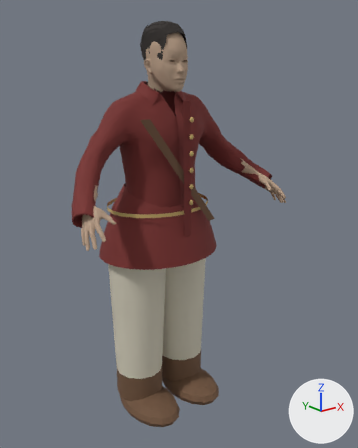
The Blender file WorkingAssets/NPCs/arjun_brother/arjun_brother_mpfb.blend, before and after one commit.
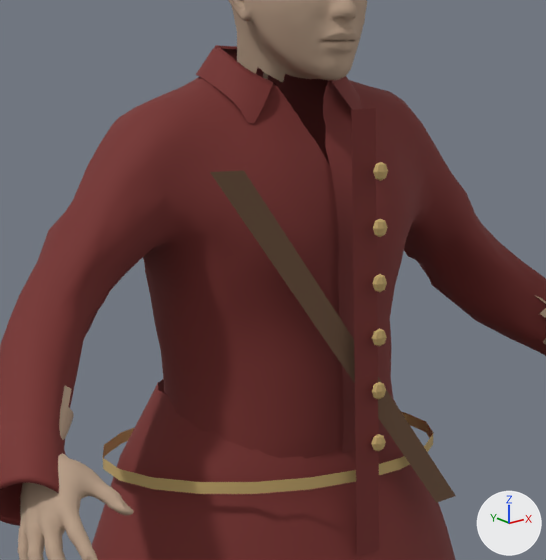
Each version appears first whole from a 50 mm lens placed at (-1.226, -1.674, 1.52), pointed at (0.056, -0.072, 0.879), and next in a close-up on the part from 21% to 68% of the width and 15% to 53% of the height. The lights are fixed; the arrows at lower right show +X, +Y and +Z. The last two pictures show the newer version.

Names of what the first close-up shows: 'Arjun_brother_independent_MakeHuman_body', 'Coat brass button 1', 'Coat brass button 2', 'Coat brass button 3', 'Coat brass button 4', 'Coat brass button 5', 'Coat brass button 6', 'Coat front placket', 'Coat lower skirts', 'Coat waist seam', 'Crossbody leather webbing', 'Dev_fitted_uniform_upper'.
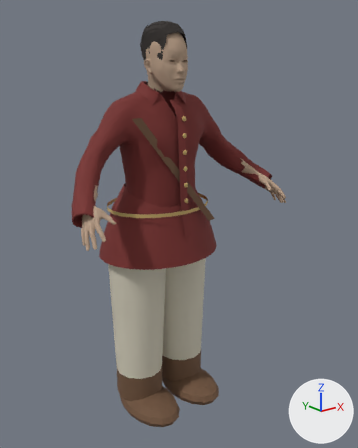
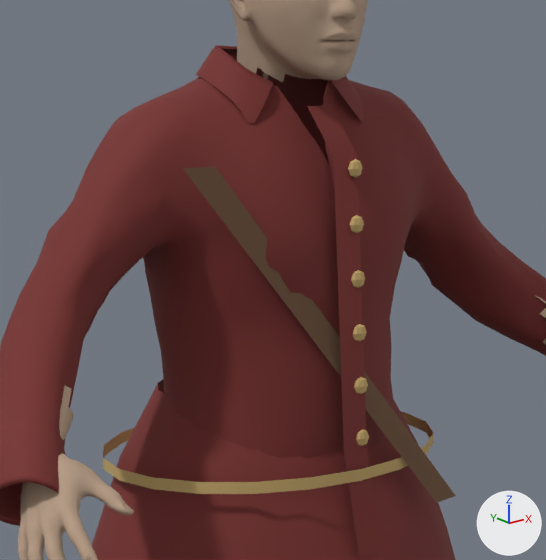
What differs and where, as boxes [x1, y1, x2, y2] in the close-ups (546 x 560 px):
'Coat front placket', reshaped (159% wider): before [351, 108, 379, 556]; after [307, 105, 381, 556]
'Crossbody leather webbing', reshaped (11% wider): before [210, 170, 455, 503]; after [183, 167, 455, 503]
'Coat brass button 6', moved: before [373, 162, 388, 181]; after [348, 159, 363, 178]
'Coat brass button 5', moved: before [373, 219, 388, 237]; after [350, 215, 364, 233]
'Coat brass button 4', moved: before [372, 274, 387, 292]; after [351, 270, 365, 288]
'Coat brass button 3', moved: before [372, 328, 387, 346]; after [352, 324, 367, 342]
'Coat brass button 2', moved: before [372, 382, 386, 399]; after [354, 377, 368, 394]
'Coat brass button 1', moved: before [371, 434, 386, 451]; after [356, 429, 369, 446]

The change, as a diff of the scene's bpy script:
```diff
--- a/WorkingAssets/NPCs/arjun_brother/arjun_brother_mpfb.blend.py
+++ b/WorkingAssets/NPCs/arjun_brother/arjun_brother_mpfb.blend.py
@@ me_crossbody_leather_webbing @@
-me_crossbody_leather_webbing.from_pydata(...)  # 4 vertices, 1 face; spans x -0.205..0.16, y -0.193..-0.173, z 0.91..1.345
-me_crossbody_leather_webbing.vertices[0].co = (-0.205, -0.173, 1.345)  # pixel (209, 172)
-me_crossbody_leather_webbing.vertices[1].co = (-0.165, -0.181, 1.345)  # pixel (243, 170)
+me_crossbody_leather_webbing.from_pydata(...)  # 4 vertices, 1 face; spans x -0.205..0.16, y -0.193..-0.12, z 0.91..1.345
+# me_crossbody_leather_webbing part 1
+me_crossbody_leather_webbing.vertices[0].co = (-0.205, -0.12, 1.345)  # pixel (182, 168)
+me_crossbody_leather_webbing.vertices[1].co = (-0.165, -0.125, 1.345)  # pixel (214, 166)
 me_crossbody_leather_webbing.materials.append(mat_brown_leather)
@@ me_coat_front_placket @@
 # verts and faces of me_coat_front_placket; kept vertices keep their numbers, new ones are numbered from 4
-me_coat_front_placket.from_pydata(...)  # 4 vertices, 1 face; spans x -0.018..0.018, y -0.201..-0.188, z 0.87..1.405
+me_coat_front_placket.from_pydata(...)  # 8 vertices, 3 faces; spans x -0.018..0.018, y -0.205..-0.105, z 0.87..1.405
+# me_coat_front_placket part 2
+delete_vertices([*range(0, 4)])  # with the faces that use them
+verts[4] = (-0.018, -0.205, 0.87)  # pixel (359, 556)
+verts[5] = (-0.018, -0.175, 1.0)  # pixel (343, 449)
+verts[6] = (-0.018, -0.155, 1.35)  # pixel (333, 156)
+verts[7] = (-0.018, -0.105, 1.405)  # pixel (307, 106)
+for new, old in zip([*range(8, 12)], [*range(4, 8)]): verts[new] = verts[old] + (0.036, 0.0, 0.0)
+faces += [(4, 8, 9, 5), (5, 9, 10, 6), (6, 10, 11, 7)]
 me_coat_front_placket.materials.append(mat_faded_red_sepoy_coat_candidate)
@@ ob_coat_brass_button_1 @@
 ob_coat_brass_button_1 = bpy.data.objects.new('Coat brass button 1', me_sphere_002)
-ob_coat_brass_button_1.location = (0.012, -0.205, 1.01)
+ob_coat_brass_button_1.location = (0.012, -0.174, 1.01)
 ob_coat_brass_button_1.scale = (0.011, 0.006, 0.011)
@@ ob_coat_brass_button_2 @@
 ob_coat_brass_button_2 = bpy.data.objects.new('Coat brass button 2', me_sphere_003)
-ob_coat_brass_button_2.location = (0.012, -0.205, 1.075)
+ob_coat_brass_button_2.location = (0.012, -0.171, 1.075)
 ob_coat_brass_button_2.scale = (0.011, 0.006, 0.011)
@@ ob_coat_brass_button_3 @@
 ob_coat_brass_button_3 = bpy.data.objects.new('Coat brass button 3', me_sphere_004)
-ob_coat_brass_button_3.location = (0.012, -0.205, 1.14)
+ob_coat_brass_button_3.location = (0.012, -0.168, 1.14)
 ob_coat_brass_button_3.scale = (0.011, 0.006, 0.011)
@@ ob_coat_brass_button_4 @@
 ob_coat_brass_button_4 = bpy.data.objects.new('Coat brass button 4', me_sphere_005)
-ob_coat_brass_button_4.location = (0.012, -0.205, 1.205)
+ob_coat_brass_button_4.location = (0.012, -0.165, 1.205)
 ob_coat_brass_button_4.scale = (0.011, 0.006, 0.011)
@@ ob_coat_brass_button_5 @@
 ob_coat_brass_button_5 = bpy.data.objects.new('Coat brass button 5', me_sphere_006)
-ob_coat_brass_button_5.location = (0.012, -0.205, 1.27)
+ob_coat_brass_button_5.location = (0.012, -0.162, 1.27)
 ob_coat_brass_button_5.scale = (0.011, 0.006, 0.011)
@@ ob_coat_brass_button_6 @@
 ob_coat_brass_button_6 = bpy.data.objects.new('Coat brass button 6', me_sphere_007)
-ob_coat_brass_button_6.location = (0.012, -0.205, 1.335)
+ob_coat_brass_button_6.location = (0.012, -0.159, 1.335)
 ob_coat_brass_button_6.scale = (0.011, 0.006, 0.011)
```
